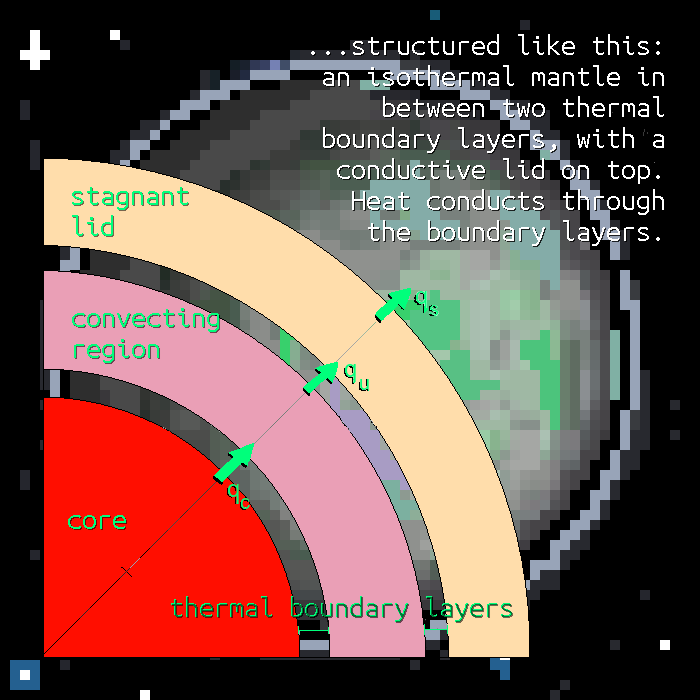
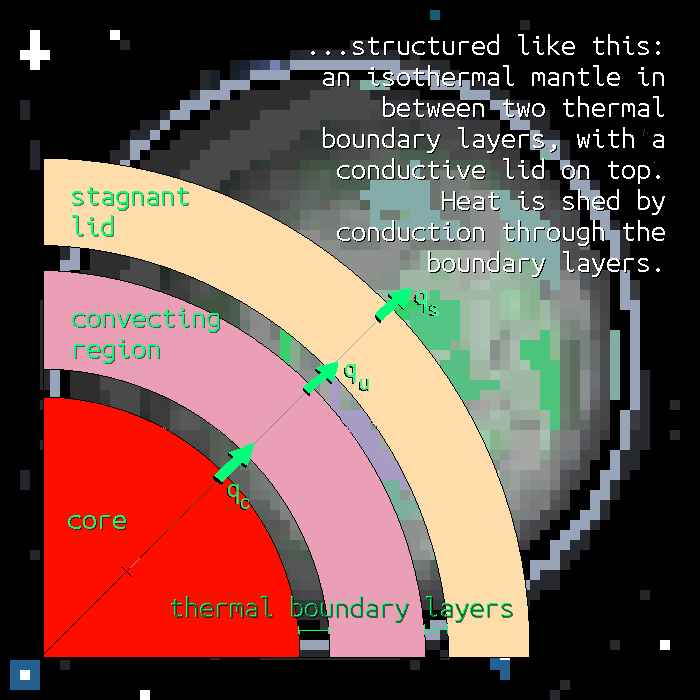
Revision of a layered 700px x 700px image; what changed, layer by layer:
painted on "...structured like this: ..." over [337,189,665,277]
"Drop Shadow": opacity 82% → 93%, painted on it over [313,43,665,278]
